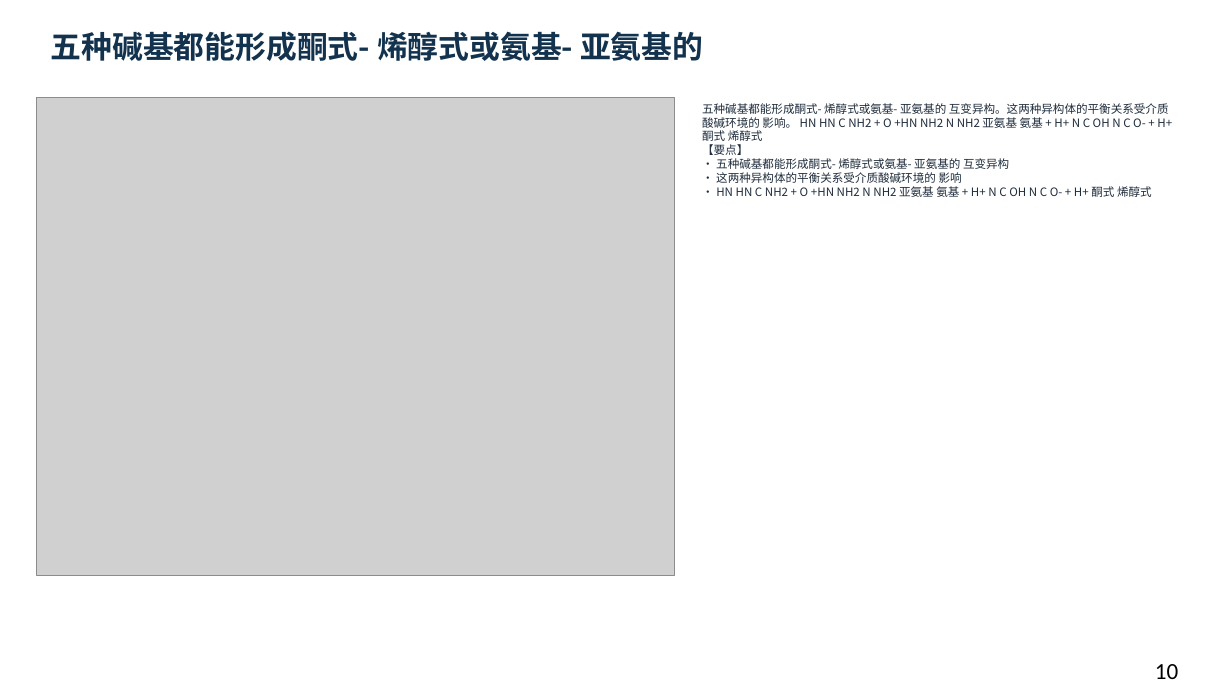
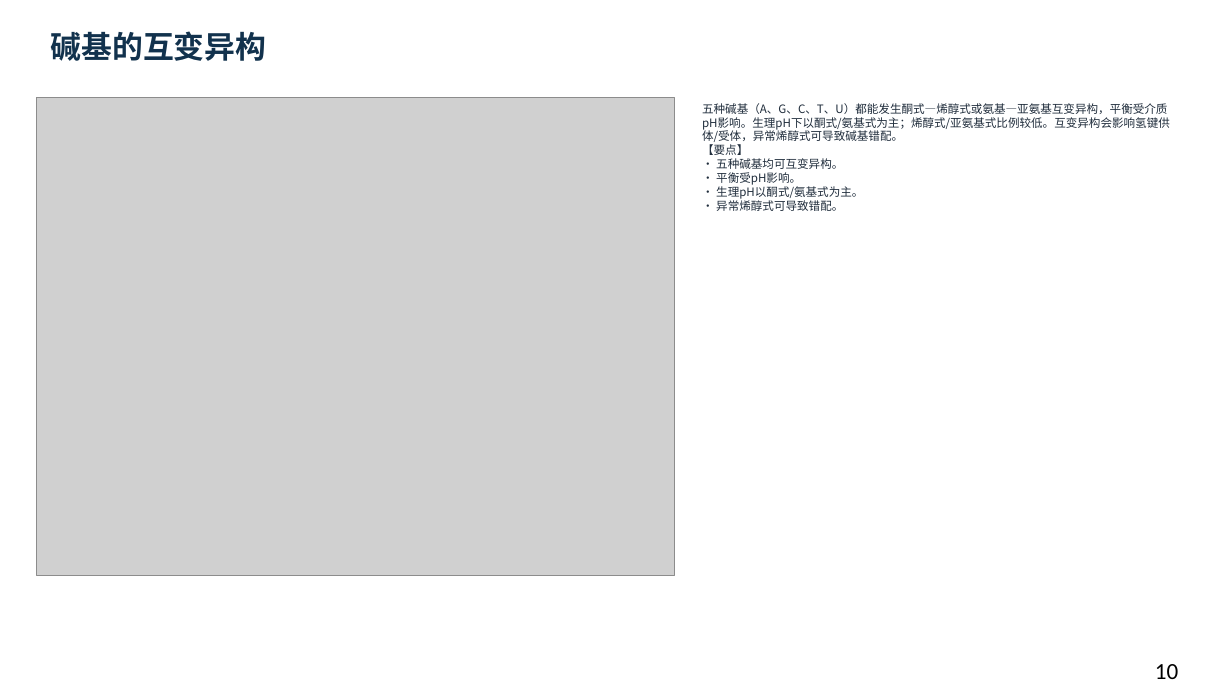
Before and after one commit to newkan-li/Biochemistry, a slide deck: slide 10 of downloads/bc11-ai-style.pptx. Drawn at 1232x693 pixels with LibreOffice and Linux fonts; fonts in the diff are those of the drawing; grey boxes stand for pictures. Boxes give left, top, right and bottom in pixels: in the first picture for what was removed or moved away, otherwise in the second. Text is boxed around its words. In the diff, an @@ line names an element or a change of style, - is before the commit and + after.

```diff
--- a/downloads/bc11-ai-style.pptx
+++ b/downloads/bc11-ai-style.pptx
@@ text at [51, 31, 267, 61]: text changed @@
-五种碱基都能形成酮式- 烯醇式或氨基- 亚氨基的
+碱基的互变异构
@@ text at [702, 103, 1170, 211]: text changed @@
-五种碱基都能形成酮式- 烯醇式或氨基- 亚氨基的 互变异构。这两种异构体的平衡关系受介质酸碱环境的 影响。 HN HN C NH2 + O +HN NH2 N NH2 亚氨基 氨基 + H+ N C OH N C O- + H+ 酮式 烯醇式
-【要点】
-• 五种碱基都能形成酮式- 烯醇式或氨基- 亚氨基的 互变异构
-• 这两种异构体的平衡关系受介质酸碱环境的 影响
-• HN HN C NH2 + O +HN NH2 N NH2 亚氨基 氨基 + H+ N C OH N C O- + H+ 酮式 烯醇式
+五种碱基（A、G、C、T、U）都能发生酮式—烯醇式或氨基—亚氨基互变异构，平衡受介质pH影响。生理pH下以酮式/氨基式为主；烯醇式/亚氨基式比例较低。互变异构会影响氢键供体/受体，异常烯醇式可导致碱基错配。
+【要点】
+• 五种碱基均可互变异构。
+• 平衡受pH影响。
+• 生理pH以酮式/氨基式为主。
+• 异常烯醇式可导致错配。
```
Also in this commit, not shown: 6 other files.
